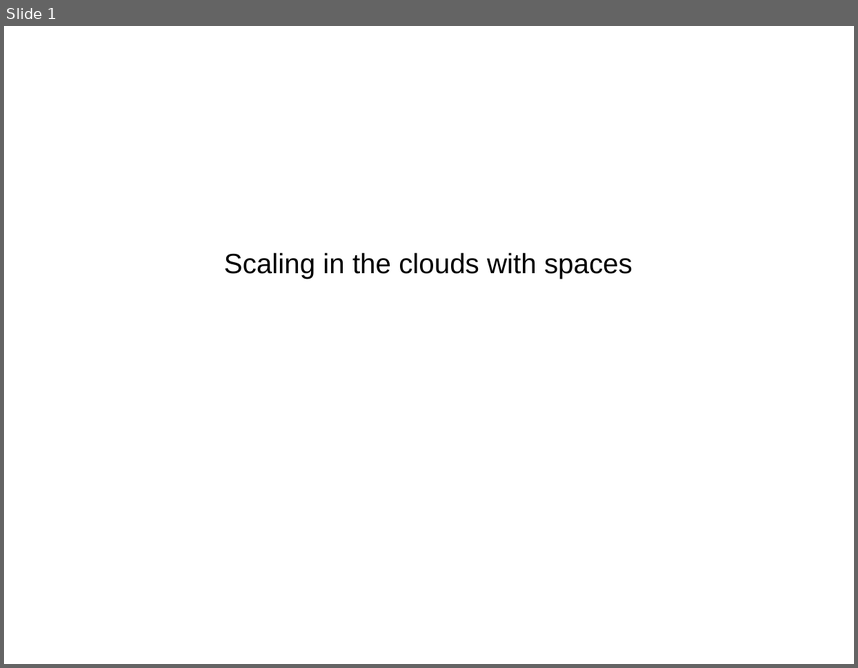
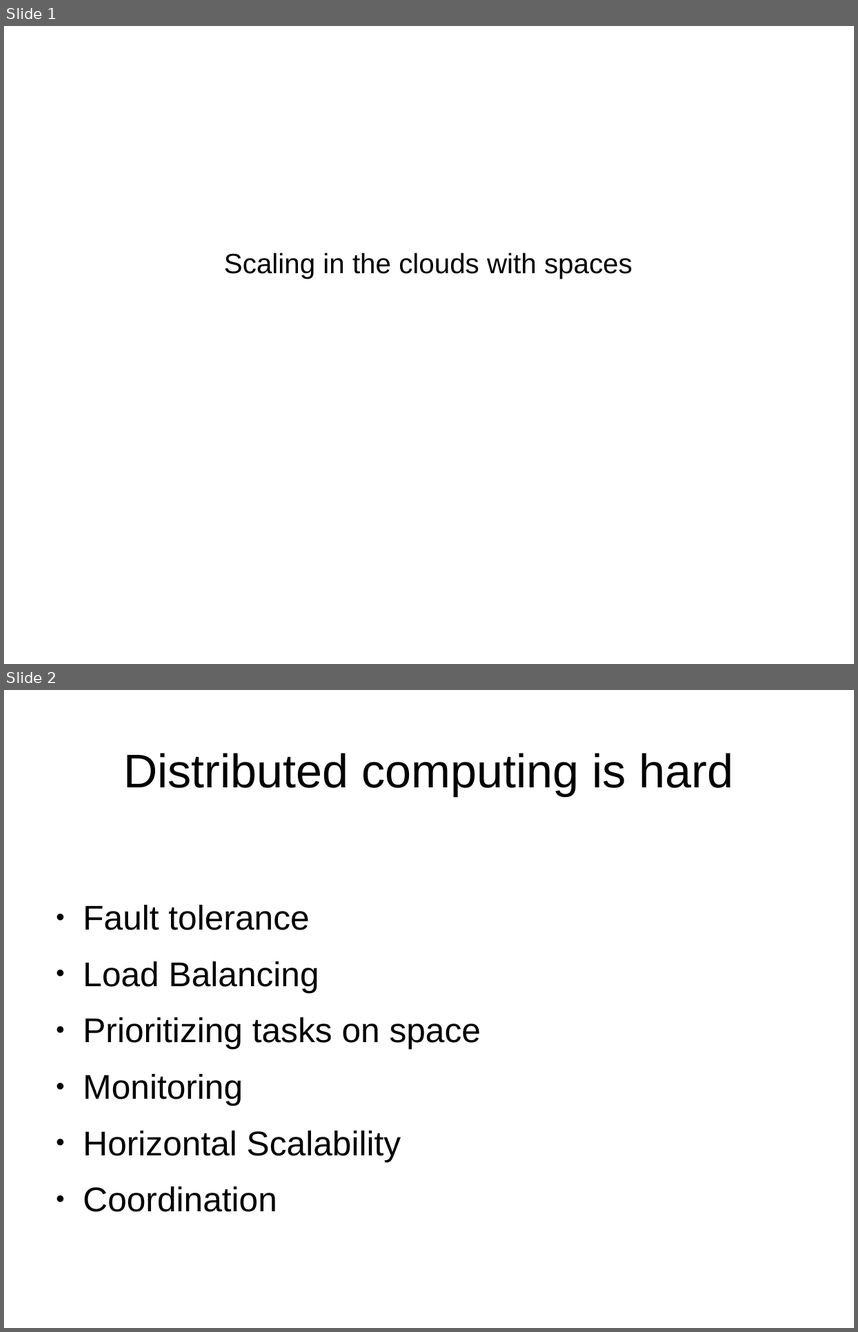
Before and after one commit to harikrishnan83/slides-and-code, a slide deck: Scaling_In_The_Clouds_With_Spaces.odp. Shown one above the other, each under a label of ours: slide 1 before the commit, slides 1 and 2 after it. The pictures are 858x668 and 858x1332 pixels, drawn with LibreOffice and Linux fonts; fonts in the diff are those of the drawing. Boxes give left, top, right and bottom in pixels: in the first picture for what was removed or moved away, otherwise in the second. Text is boxed around its words. In the diff, an @@ line names an element or a change of style, - is before the commit and + after.

```diff
--- a/Scaling_In_The_Clouds_With_Spaces.odp
+++ b/Scaling_In_The_Clouds_With_Spaces.odp
@@ slide 2 added at <box>4,690,854,1328</box>, background #FFFFFF @@
@@ title added at <box>123,753,733,796</box>, 44 pt, text #000000 @@
+Distributed computing is hard
@@ text added at <box>83,905,481,1212</box>, 32 pt, text #000000 @@
+● Fault tolerance
+● Load Balancing
+● Prioritizing tasks on space
+● Monitoring
+● Horizontal Scalability
+● Coordination
```
Also in this commit, not shown: 8 other slides added, 1 other file.
